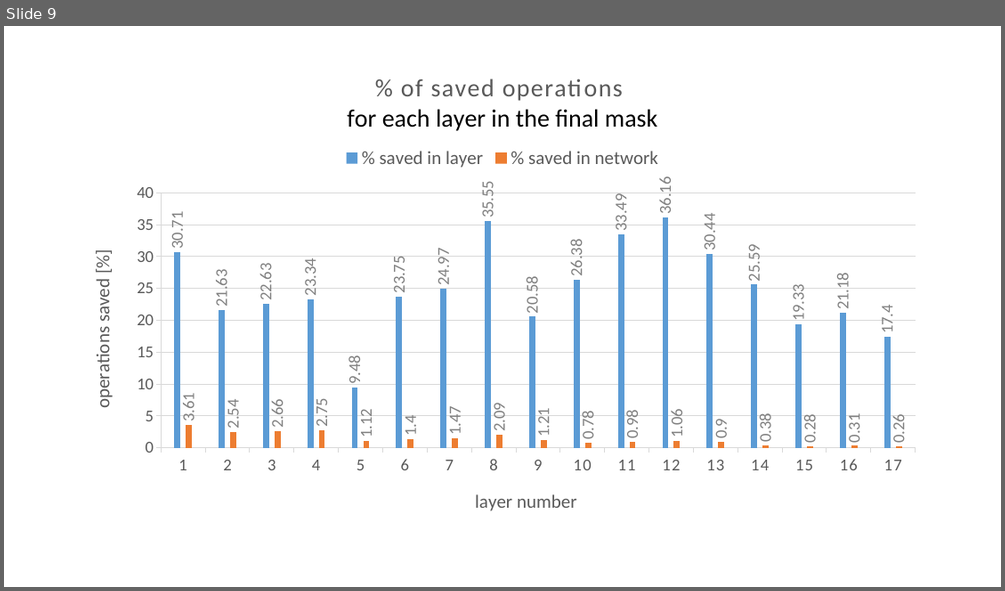
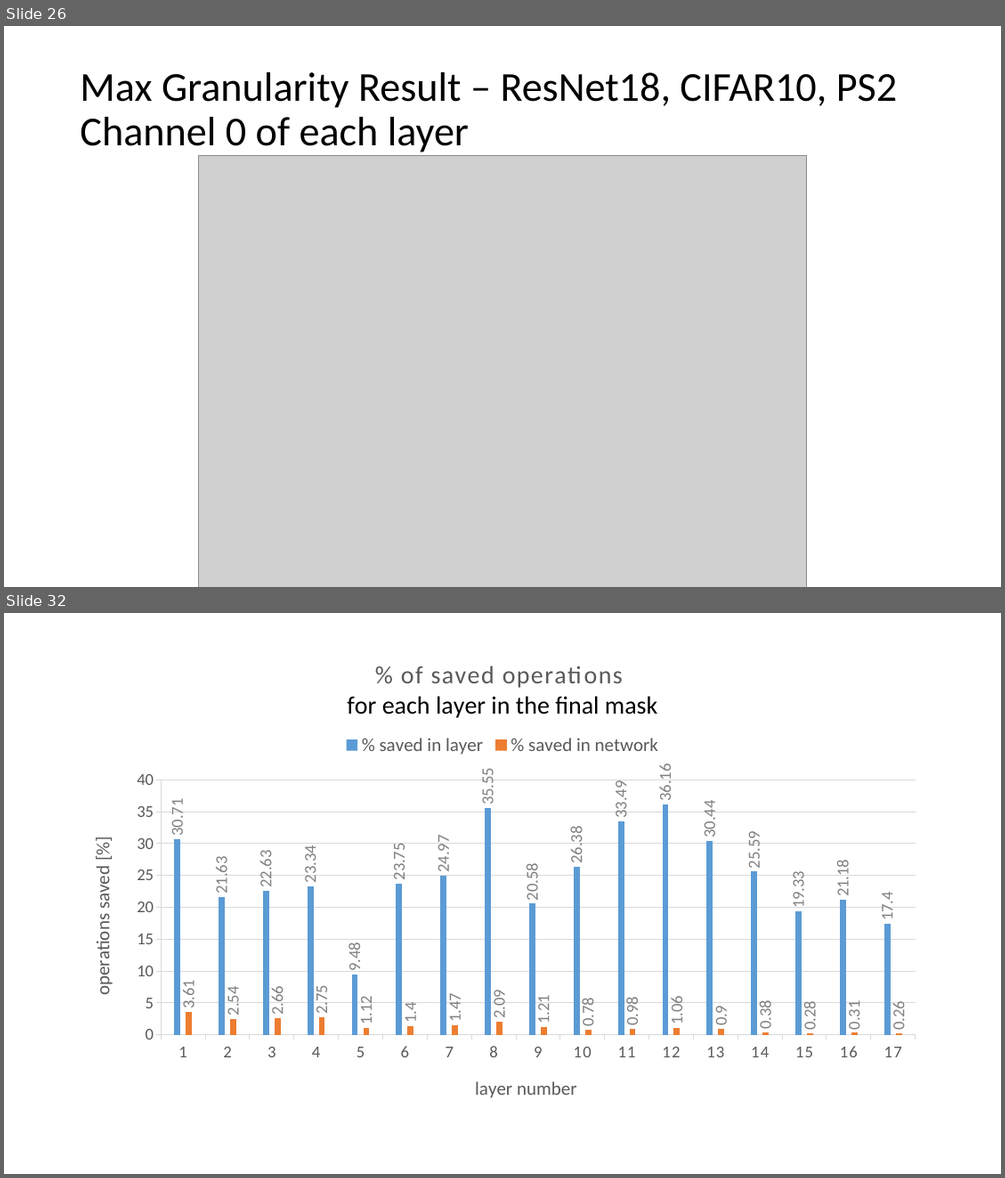
Before and after one commit to Mano-Man/Proj2, a slide deck: doc/Presentations/Results_Masks.pptx. Shown one above the other, each under a label of ours: slide 9 before the commit, slides 26 and 32 after it; the slides between them are not shown. The pictures are 1005x591 and 1005x1178 pixels, drawn with LibreOffice and Linux fonts; fonts in the diff are those of the drawing; grey boxes stand for pictures. Boxes give left, top, right and bottom in pixels: in the first picture for what was removed or moved away, otherwise in the second. Text is boxed around its words. In the diff, an @@ line names an element or a change of style, - is before the commit and + after.

```diff
--- a/doc/Presentations/Results_Masks.pptx
+++ b/doc/Presentations/Results_Masks.pptx
@@ slide 26 added at <box>4,26,1001,587</box>, background #FFFFFF @@
@@ title added at <box>80,72,897,152</box>, 39.6 pt, text #000000 @@
+Max Granularity Result – ResNet18, CIFAR10, PS2
+Channel 0 of each layer
@@ picture added at <box>199,155,807,587</box> @@
@@ what was slide 9 is now slide 32 @@
```
Also in this commit, not shown: 11 slides changed, 19 other slides added.
